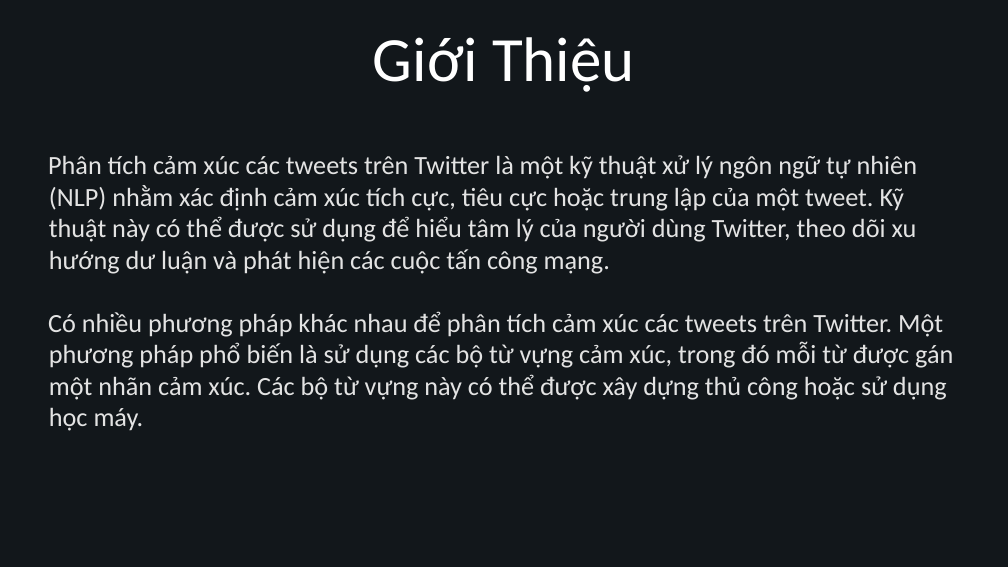
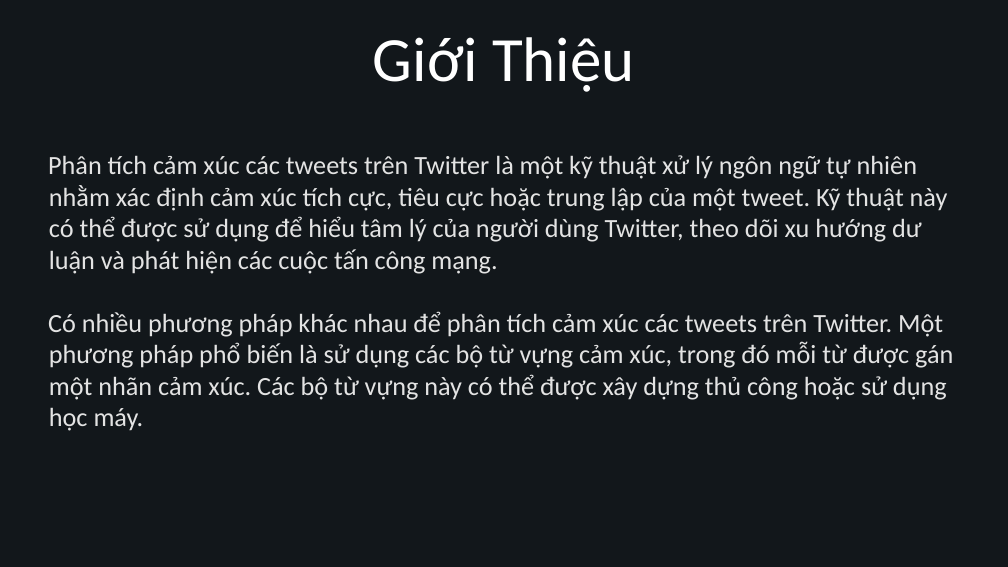
Before and after one commit to PTPhuoc/BIGDATA, a slide deck: slide 6 of Report Big Data Nhóm 5.pptx. Drawn at 1008x567 pixels with LibreOffice and Linux fonts; fonts in the diff are those of the drawing; background and template pictures are left out. Boxes give left, top, right and bottom in pixels: in the first picture for what was removed or moved away, otherwise in the second. Text is boxed around its words. In the diff, an @@ line names an element or a change of style, - is before the commit and + after.

```diff
--- a/Report Big Data Nhóm 5.pptx
+++ b/Report Big Data Nhóm 5.pptx
@@ subtitle at bbox=[48, 155, 948, 274]: text changed @@
-Phân tích cảm xúc các tweets trên Twitter là một kỹ thuật xử lý ngôn ngữ tự nhiên (NLP) nhằm xác định cảm xúc tích cực, tiêu cực hoặc trung lập của một tweet. Kỹ thuật này có thể được sử dụng để hiểu tâm lý của người dùng Twitter, theo dõi xu hướng dư luận và phát hiện các cuộc tấn công mạng.
+Phân tích cảm xúc các tweets trên Twitter là một kỹ thuật xử lý ngôn ngữ tự nhiên nhằm xác định cảm xúc tích cực, tiêu cực hoặc trung lập của một tweet. Kỹ thuật này có thể được sử dụng để hiểu tâm lý của người dùng Twitter, theo dõi xu hướng dư luận và phát hiện các cuộc tấn công mạng.
```
Also in this commit, not shown: 4 other slides changed, 2 slides added, 1 slide removed, 1 other file.
